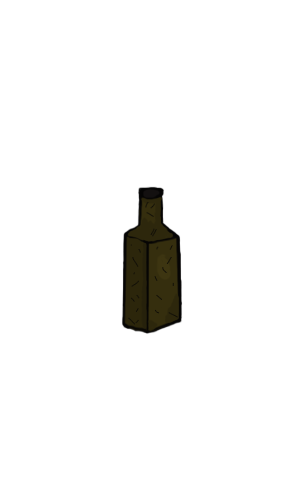
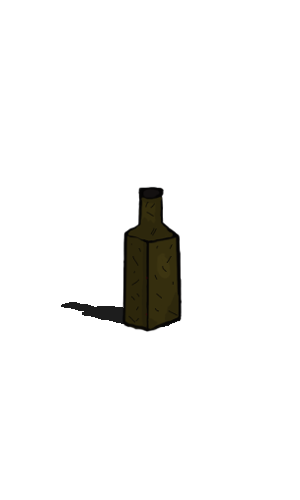
Before/after of a 300px x 500px layered artwork. What changed in the layer stack:
painted on "alkol şişesi" over [61, 186, 183, 334]
